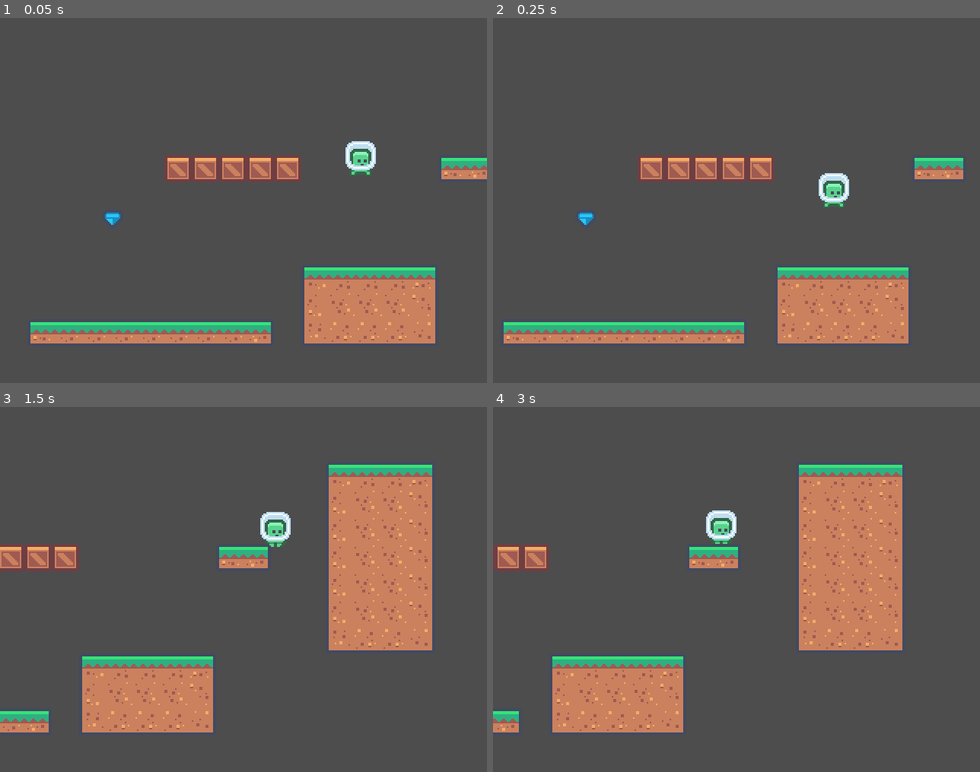
Above: before the commit, frames 1-4 (two rows, left to right).
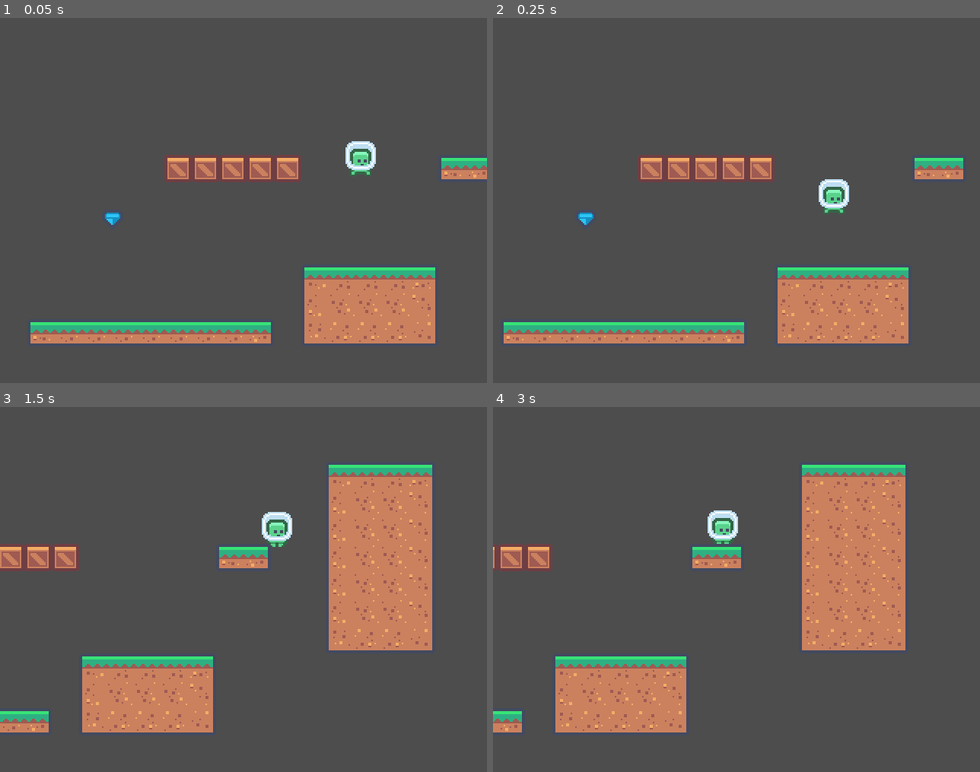
Above: after the commit, the same moments.

Repository: drusin/godot-example-jump-n-run
Game: Godot game, scene res://src/game_scene.tscn
The game is run twice, just before and just after one commit, with the same random seed, the same clock (stepped at 60 frames per second) and the same inputs.
Inputs:
- Up to frame 1 (0.05 s): no input
- Up to frame 2 (0.25 s): no input
- Up to frame 3 (1.5 s): hold D (g_right) from 0.53 s (still down); tap Space (g_jump) at 0.77 s
- Up to frame 4 (3 s): tap Space (g_jump) at 1.52 s; release D (g_right) at 2.03 s; hold A (g_left) 2.03-2.78 s; hold D (g_right) from 2.78 s (still down)

Frame 1 is identical in both runs. In frame 2, 0.5% of the frame differs, in the area x 66-74%, y 42-54%; in frame 3, 0.2%; in frame 4, 4.1%, in the area x 0-85%, y 15-90%.

Commit message:
move input processing to process instead of physics_process

Diff:
--- a/jump-n-run/src/game_scene.gd
+++ b/jump-n-run/src/game_scene.gd
@@ -1,7 +1,7 @@
 extends Node2D
 
-@onready var player_spawner = $PlayerSpawner
-@onready var scene_camera = $SceneCamera
+@onready var player_spawner: Spawner = $PlayerSpawner
+@onready var scene_camera: Camera2D = $SceneCamera
 
 
 func _ready() -> void:
--- a/jump-n-run/src/map/spawner.gd
+++ b/jump-n-run/src/map/spawner.gd
@@ -1,3 +1,4 @@
+class_name Spawner
 extends Node2D
 
 @export var to_spawn: PackedScene
--- a/jump-n-run/src/player/state_machine/air.gd
+++ b/jump-n-run/src/player/state_machine/air.gd
@@ -11,14 +11,19 @@
 	_has_double_jumped = to == "Jump"
 
 
-func physics_process(delta: float) -> void:
-	if player.is_on_floor():
-		switch.emit(name, "Running")
-		return
+func process(delta: float) -> void:
 	player.velocity += player.get_gravity() * delta
+
 	if input.movement_axis != 0:
 		sprite.flip_h = input.movement_axis > 0
+
 	player.velocity.x = lerpf(player.velocity.x, player.MAX_SPEED * input.movement_axis, player.ACCELERATION_AIR * delta)
+
 	if not _has_double_jumped and player.powerups[Player.Powerup.DOUBLE_JUMP]:
 		if input.jump_pressed:
 			switch.emit(name, "Jump")
+
+
+func physics_process(_delta: float) -> void:
+	if player.is_on_floor():
+		switch.emit(name, "Running")
--- a/jump-n-run/src/player/state_machine/coyote.gd
+++ b/jump-n-run/src/player/state_machine/coyote.gd
@@ -1,6 +1,6 @@
 extends PlayerState
 
-@export var air: Node
+@export var air: PlayerState
 
 var _timer: SceneTreeTimer
 
@@ -21,7 +21,11 @@
 		_timer = null
 
 
+func process(delta: float) -> void:
+	air.process(delta)
+	if input.jump_pressed:
+		switch.emit(name, "Jump")
+
+
 func physics_process(delta: float) -> void:
 	air.physics_process(delta)
-	if input.jump_pressed:
-		switch.emit(name, "Jump")
--- a/jump-n-run/src/player/state_machine/jumping.gd
+++ b/jump-n-run/src/player/state_machine/jumping.gd
@@ -1,6 +1,6 @@
 extends PlayerState
 
 
-func physics_process(_delta: float) -> void:
+func process(_delta: float) -> void:
 	player.velocity.y = player.JUMP_VELOCITY
 	switch.emit(name, "Air")
--- a/jump-n-run/src/player/state_machine/running.gd
+++ b/jump-n-run/src/player/state_machine/running.gd
@@ -4,10 +4,7 @@
 	animation_player.play(name)
 
 
-func physics_process(delta: float) -> void:
-	if not player.is_on_floor():
-		switch.emit(name, "Coyote")
-		return
+func process(delta: float) -> void:
 	if input.jump_pressed:
 		switch.emit(name, "Jump")
 		return
@@ -16,11 +13,15 @@
 		if abs(player.velocity.x) < 1:
 			player.velocity.x = 0
 			switch.emit(name, "Idle")
-			return
 		else:
 			_decelerate(delta)
 	else:
 		_accelerate(delta)
+
+
+func physics_process(_delta: float) -> void:
+	if not player.is_on_floor():
+		switch.emit(name, "Coyote")
 
 
 func _decelerate(delta: float) -> void:
